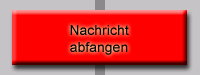
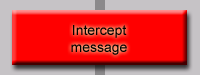
Layer changes from the first w=200, h=75 image to the second:
renamed "Nachricht abfangen" to "Intercept message", painted on it over [70, 25, 129, 55]
